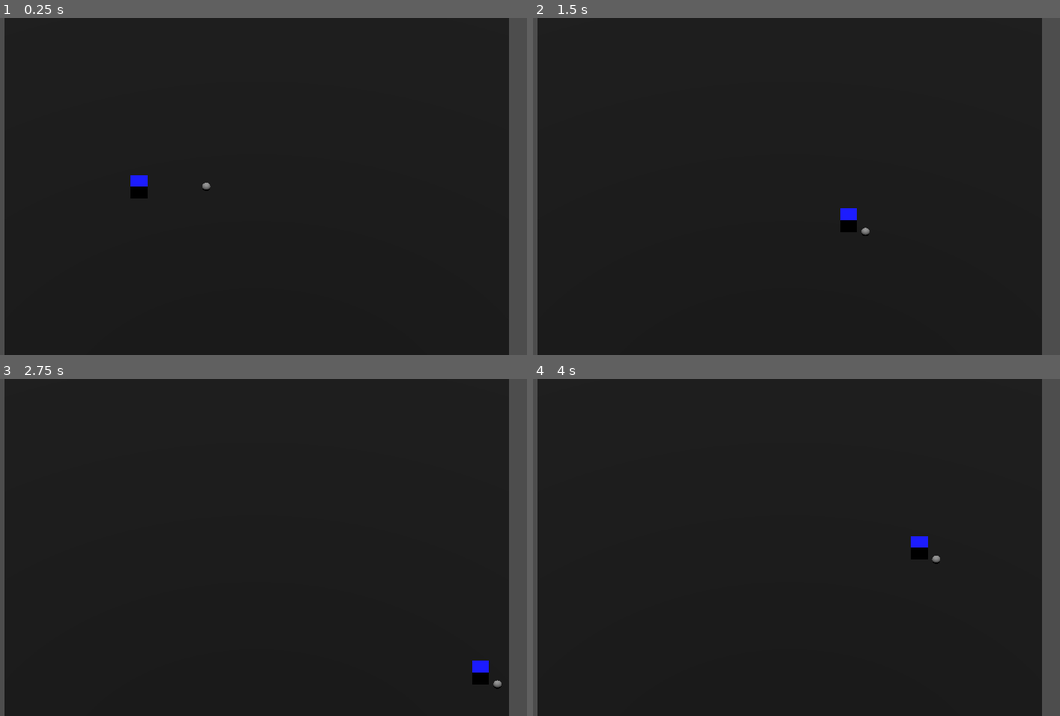
Above: before the commit, frames 1-4 (two rows, left to right).
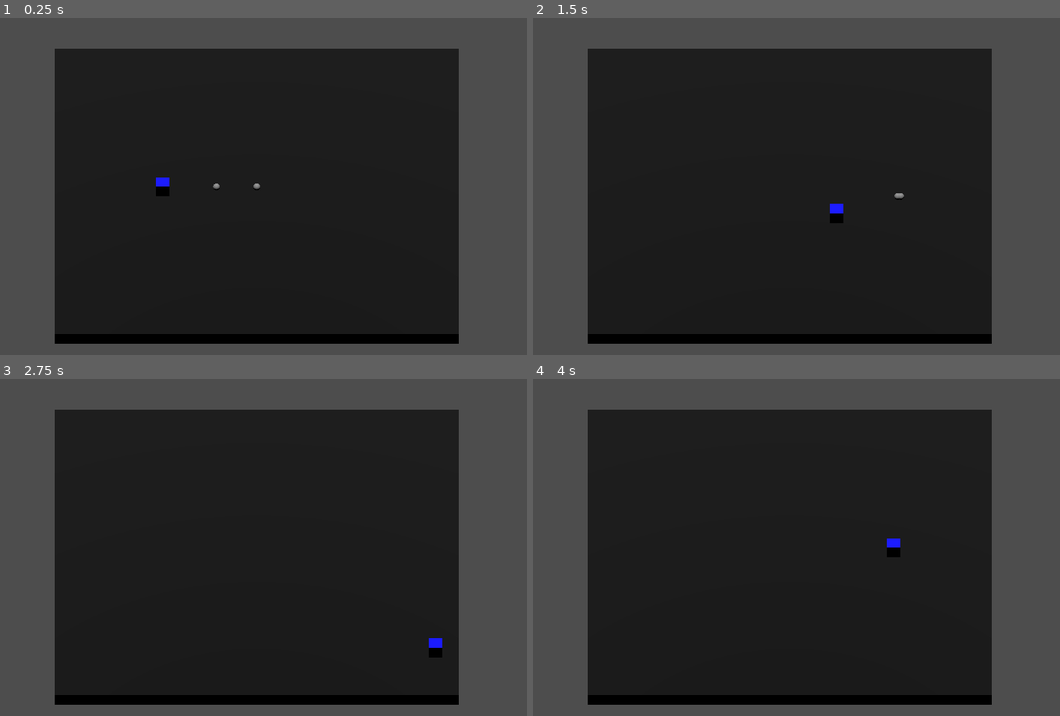
Above: after the commit, the same moments.

Repository: doubledsuarez/FoodBall
Game: Godot game, scene res://game.tscn
The game is run twice, just before and just after one commit, with the same random seed, the same clock (stepped at 60 frames per second) and the same inputs.
Inputs (mouse positions are in pixels of both pictures, inside the frame that each line leads up to):
- Up to frame 1 (0.25 s): no input
- Up to frame 2 (1.5 s): tap Enter at 0.5 s; move the mouse to (922, 169) at 0.52 s; press the mouse at (922, 169) at 0.53 s; hold D (move_right) 0.53-1.28 s; move the mouse to (670, 203) at 1.27 s; release the mouse at (670, 203) at 1.28 s; hold S (move_back) from 1.28 s (still down); click (670, 203) at 1.35 s
- Up to frame 3 (2.75 s): move the mouse to (316, 473) at 2.02 s; release S (move_back) at 2.03 s; press the mouse at (316, 473) at 2.03 s; hold D (move_right) from 2.03 s (still down)
- Up to frame 4 (4 s): move the mouse to (759, 614) at 2.77 s; release D (move_right) at 2.78 s; release the mouse at (759, 614) at 2.78 s; hold W (move_forward) 2.78-3.53 s; click (759, 614) at 2.85 s; move the mouse to (970, 598) at 3.52 s; press the mouse at (970, 598) at 3.53 s; hold A (move_left) from 3.53 s (still down)

The runs differ from the first frame. In frame 1, 31% of the frame differs, in the area x 0-97%, y 0-100%; in frame 2, 31%; in frame 3, 31%; in frame 4, 31%.

Commit message:
added throwing and checks if the player is already holding food

Diff:
--- a/entities/food/food.gd
+++ b/entities/food/food.gd
@@ -1,6 +1,11 @@
 extends Area3D
 
-@onready var foodInstance = preload("res://entities/food/food.tscn").instantiate()
+@onready var foodInstance = duplicate()
+
+@export var speed : int = 15
+
+var isEquipped : bool = false
+var inAction : bool = false
 
 # Called when the node enters the scene tree for the first time.
 func _ready() -> void:
@@ -9,12 +14,18 @@
 
 # Called every frame. 'delta' is the elapsed time since the previous frame.
 func _process(delta: float) -> void:
-	pass
+	if inAction:
+		position.x += speed * delta
 
 
 func _on_body_entered(body: Node3D) -> void:
-	if body is CharacterBody3D:
+	if body is CharacterBody3D and body.hasFood == false:
 		body.add_child(foodInstance)
+		body.hasFood = true
+		body.equipped = foodInstance
 		foodInstance.position = Vector3(1, 0, 1)
+		foodInstance.isEquipped = true
 		queue_free()
-		print("added")
+
+func throw() -> void:
+	inAction = true
--- a/entities/food/food.tscn
+++ b/entities/food/food.tscn
@@ -18,3 +18,5 @@
 [node name="MeshInstance3D" type="MeshInstance3D" parent="Pivot"]
 transform = Transform3D(0.5, 0, 0, 0, 0.5, 0, 0, 0, 0.5, 0, 0, 0)
 mesh = SubResource("SphereMesh_bw6vg")
+
+[connection signal="body_entered" from="." to="." method="_on_body_entered"]
--- a/entities/player/player.gd
+++ b/entities/player/player.gd
@@ -6,6 +6,9 @@
 @export var fall_acceleration = 75
 
 var target_velocity = Vector3.ZERO
+
+var hasFood : bool = false
+var equipped = null
 
 func _physics_process(delta: float) -> void:
 	# We create a local variable to store the input direction.
@@ -37,3 +40,9 @@
 	# Moving the Character
 	velocity = target_velocity
 	var collision_count = move_and_slide()
+
+	if Input.is_action_pressed("throw"):
+		if hasFood == true:
+			equipped.throw()
+			equipped.reparent(get_parent())
+			hasFood = false
--- a/game.tscn
+++ b/game.tscn
@@ -34,14 +34,14 @@
 transform = Transform3D(1, 0, 0, 0, 1, 0, 0, 0, 1, -7, 0, 0)
 
 [node name="CameraPivot" type="Node3D" parent="."]
-transform = Transform3D(1, 0, 0, 0, 0.707107, 0.707107, 0, -0.707107, 0.707107, 0, 20, 20)
+transform = Transform3D(1, 0, 0, 0, 0.707107, 0.707107, 0, -0.707107, 0.707107, 0, 25, 25)
 
 [node name="Camera3D" type="Camera3D" parent="CameraPivot"]
 projection = 1
 current = true
-size = 20.0
+size = 25.0
 
 [node name="Food" parent="." instance=ExtResource("2_e2o6t")]
 transform = Transform3D(1, 0, 0, 0, 1, 0, 0, 0, 1, -3, 0, 0)
 
-[connection signal="body_entered" from="Food" to="Food" method="_on_body_entered"]
+[node name="Food2" parent="." instance=ExtResource("2_e2o6t")]
